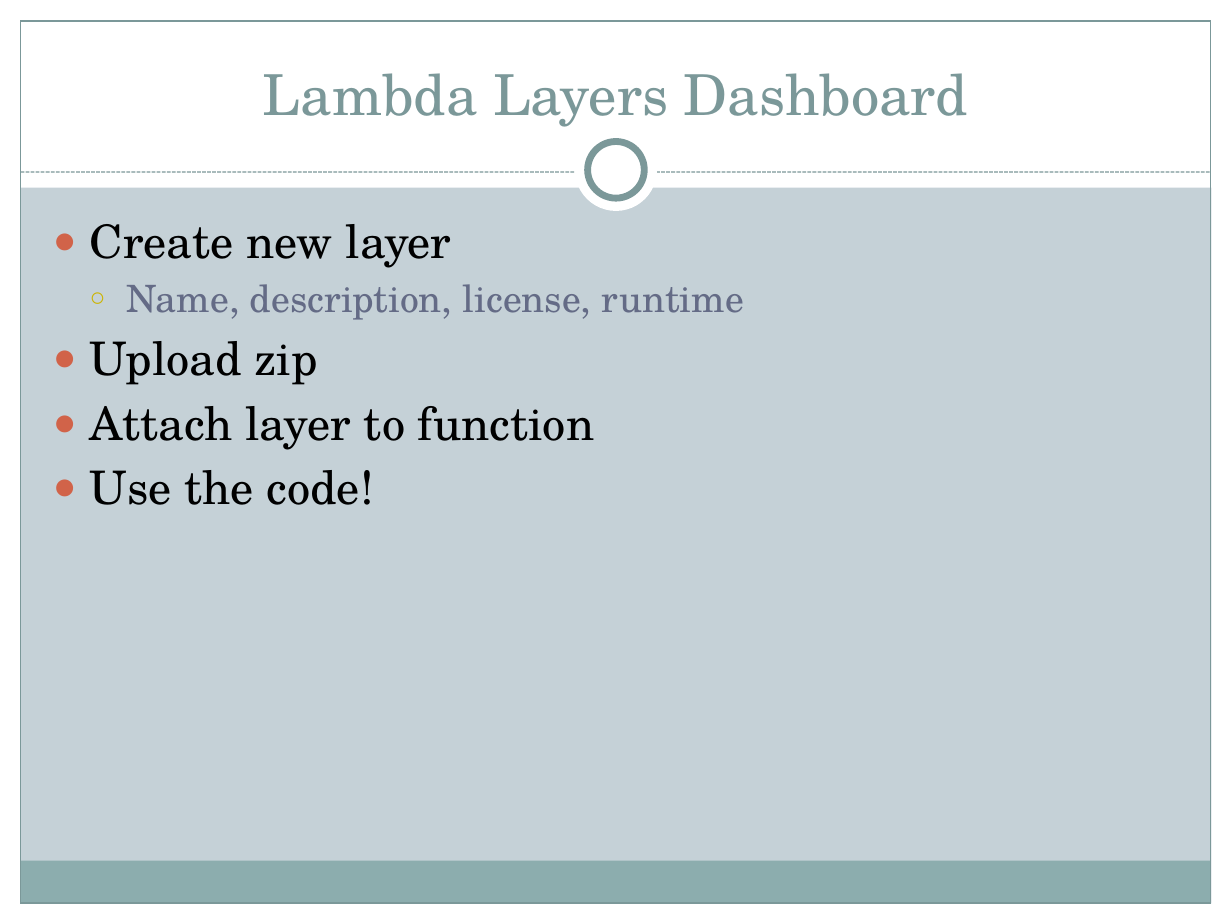
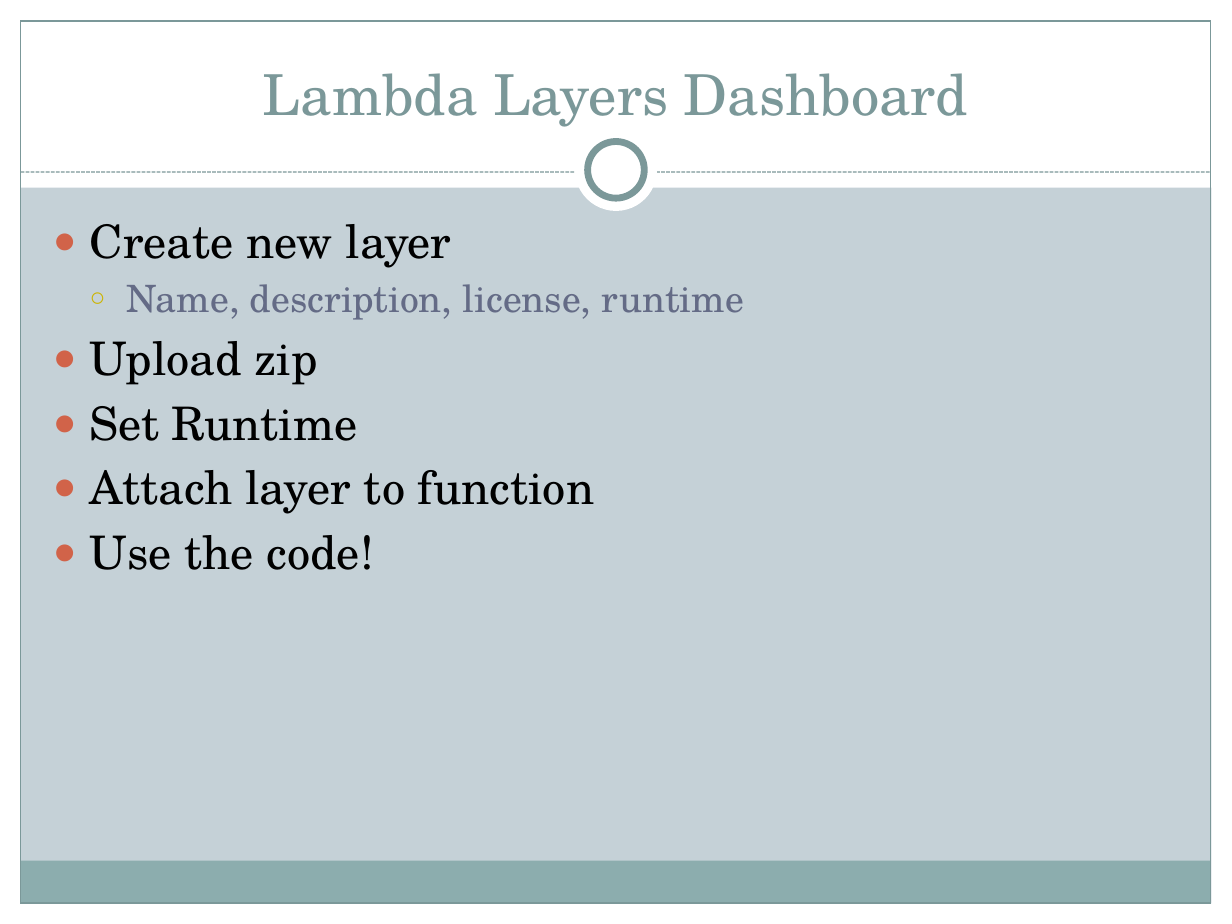
Before and after one commit to motobreath/lambda-lambda-lambda, a slide deck: slide 14 of lambda-lambda-lambda.pptx. Drawn at 1232x924 pixels with LibreOffice and Linux fonts; fonts in the diff are those of the drawing. Boxes give left, top, right and bottom in pixels: in the first picture for what was removed or moved away, otherwise in the second. Text is boxed around its words. In the diff, an @@ line names an element or a change of style, - is before the commit and + after.

Commit message:
latest lambda talk

```diff
--- a/lambda-lambda-lambda.pptx
+++ b/lambda-lambda-lambda.pptx
@@ text at (90, 406, 358, 441): paragraph added @@
+● Set Runtime
```
Also in this commit, not shown: 8 other slides changed, 6 slides added.
